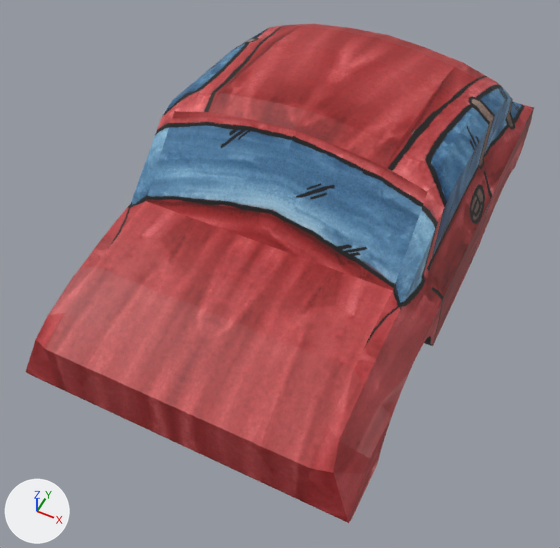
Renders of the glTF model player_car/car-v0.2.0.glb from each side of a commit.
Before and after are seen from a 50 mm lens placed at (1.14, -2.76, 3.32), pointed at (0.0, -0.47, 0.46). Lighting does not change. The marker at lower left points along +X, +Y and +Z. Vertices at the same position are counted once.

The first picture shows 'Car'.
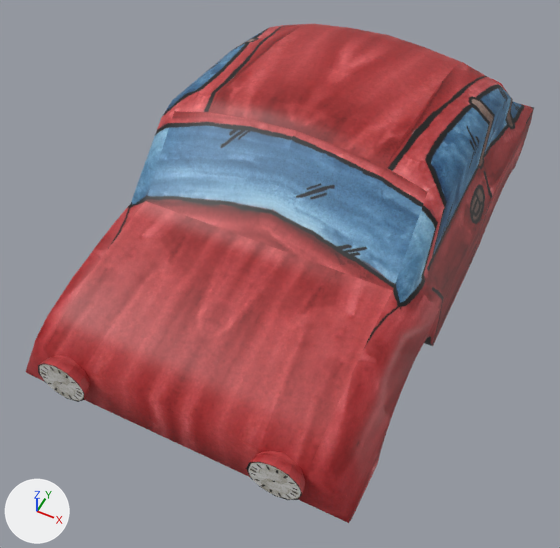
Commit message: Update car to be smooth

Location of each change, (x1, y1, x2, y2) in pixels of the pictures (560 x 548 px):
'Lamp FL', added: after (246, 451, 305, 500)
'Lamp FR', added: after (38, 355, 90, 402)
part 1 of me_cube, shading changed: (45, 24, 534, 523) in both

Patch to the scene script:
```diff
--- a/player_car/car-v0.2.0.glb.py
+++ b/player_car/car-v0.2.0.glb.py
@@ me_cube @@
 me_cube.from_pydata(...)  # 517 vertices, 1030 faces; spans x -0.8..0.8, y -1.47..1.33, z 0.24..1.29
 # used by ob_car; location = (0.0, 0.0, 0.0)
+# me_cube part 1: all faces are now shaded smooth (500 of 1030 changed)
 me_cube.materials.append(mat_material)
@@ me_sphere @@
+me_sphere.from_pydata(...)  # 50 vertices, 96 faces; spans x -1.0..1.0, y -0.5..0.5, z -0.5..1.5
+me_sphere.materials.append(mat_material)  # picture img_car
@@ ob_lamp_fr @@
+ob_lamp_fr = bpy.data.objects.new('Lamp FR', me_sphere)
+ob_lamp_fr.location = (-0.5, -1.473, 0.527)
+ob_lamp_fr.scale = (0.12, 0.12, 0.12)
@@ ob_lamp_fl @@
+ob_lamp_fl = bpy.data.objects.new('Lamp FL', me_sphere)
+ob_lamp_fl.location = (0.5, -1.473, 0.527)
+ob_lamp_fl.scale = (0.12, 0.12, 0.12)
```
